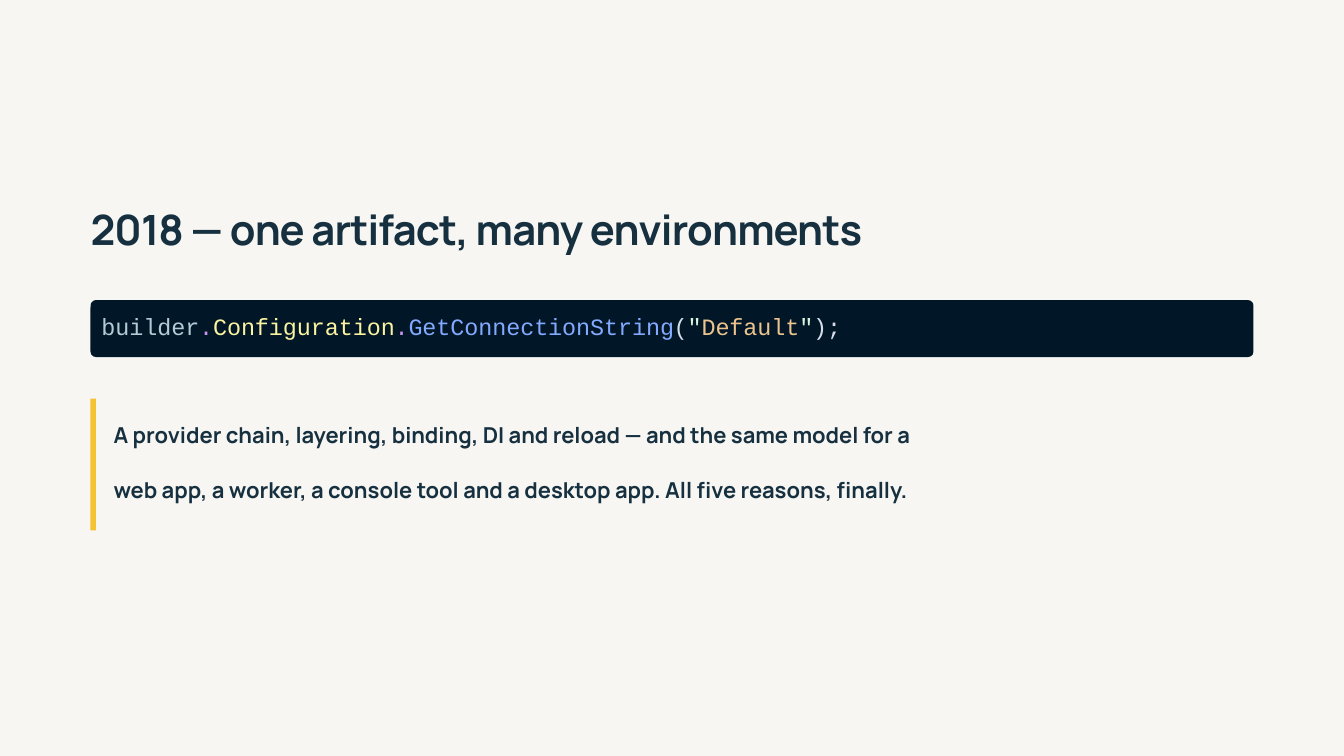
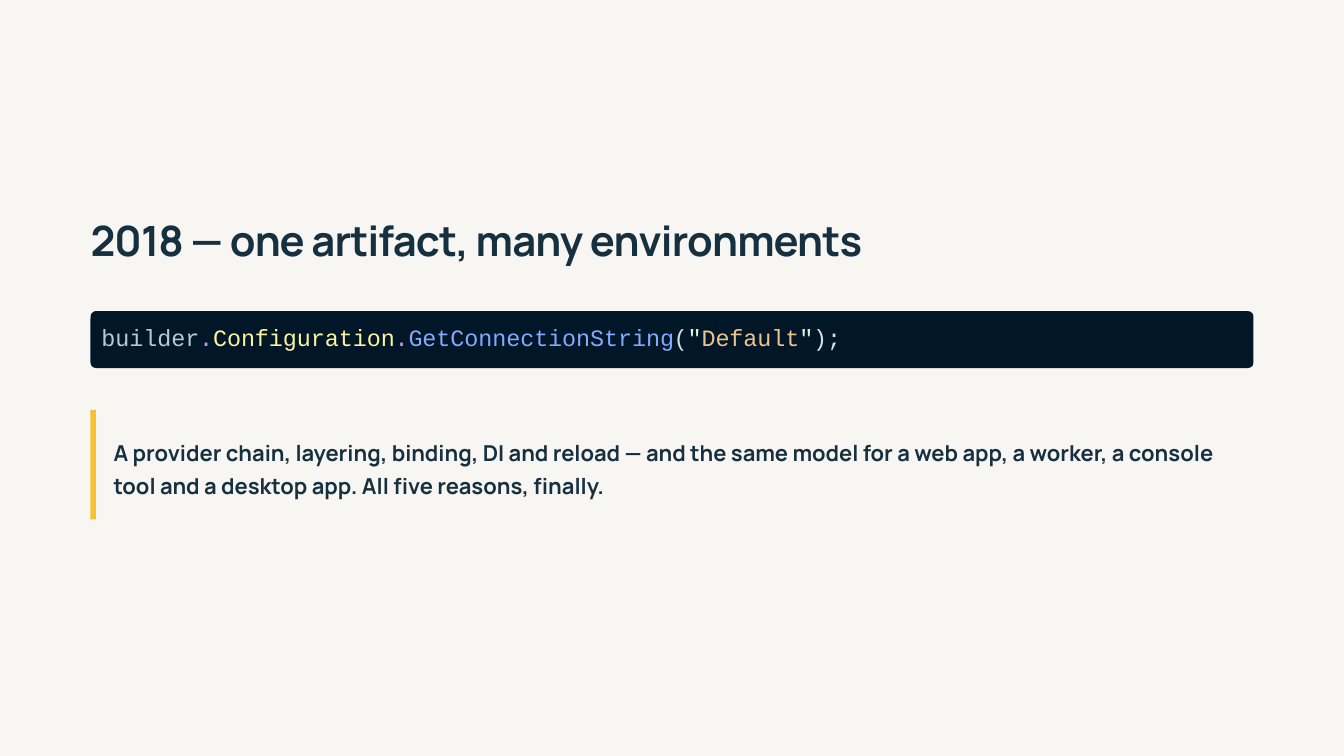
Before and after one commit to 1kevgriff/modern-dotnet-configuration, a slide deck: slide 9 of slides/modern-dotnet-configuration.pptx. Drawn at 1344x756 pixels with LibreOffice and Linux fonts; fonts in the diff are those of the drawing. Boxes give left, top, right and bottom in pixels: in the first picture for what was removed or moved away, otherwise in the second. Text is boxed around its words. In the diff, an @@ line names an element or a change of style, - is before the commit and + after.

```diff
--- a/slides/modern-dotnet-configuration.pptx
+++ b/slides/modern-dotnet-configuration.pptx
@@ 2 texts, 1 rounded rectangle: place and size @@
-2 texts, 1 rounded rectangle at [91, 214, 1253, 357]
+2 texts, 1 rounded rectangle at [91, 225, 1253, 367]
@@ rectangle: place and size @@
-rectangle at [91, 399, 96, 530]
+rectangle at [91, 409, 96, 519]
@@ text at [114, 445, 1213, 500]: text changed @@
-A provider chain, layering, binding, DI and reload — and the same model for a
+A provider chain, layering, binding, DI and reload — and the same model for a web app, a worker, a console tool and a desktop app. All five reasons, finally.
@@ text removed at [114, 482, 908, 504] @@
-web app, a worker, a console tool and a desktop app. All five reasons, finally.
```
Also in this commit, not shown: 10 other slides changed, 3 slides added, 7 slides removed, 3 other files.
